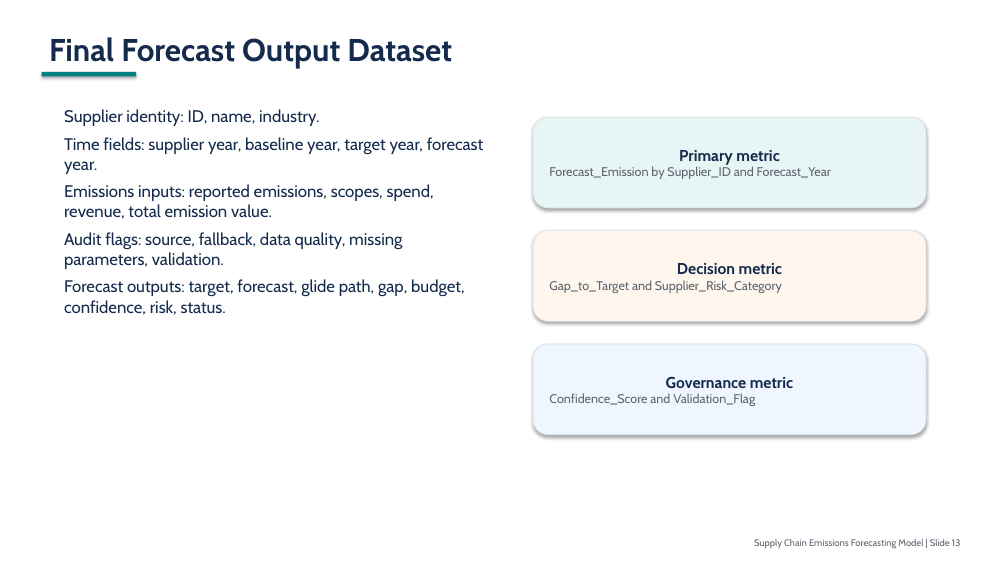
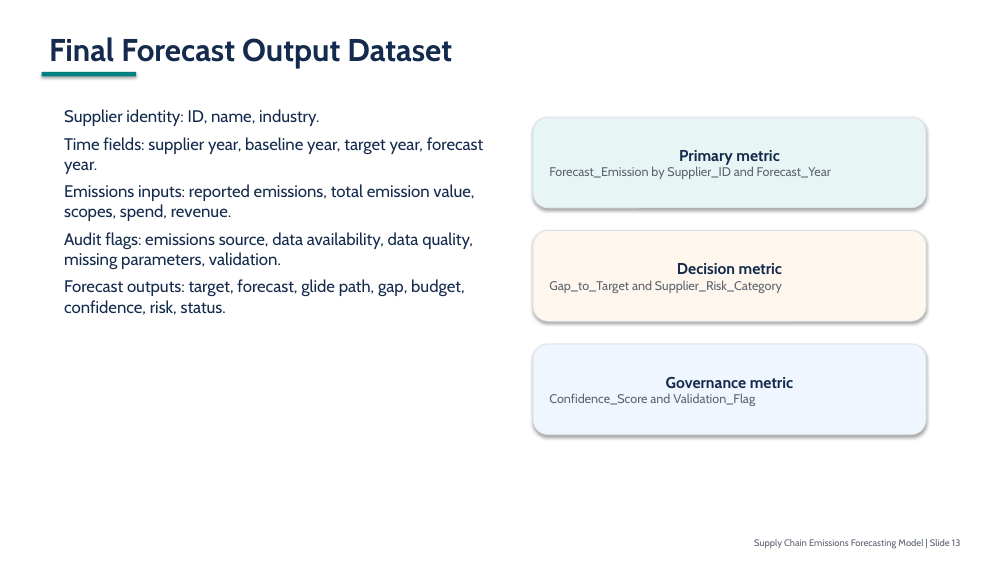
Before and after one commit to rojaraod/FORECAST, a slide deck: slide 13 of docs/supply_chain_emissions_forecasting_20_slide_deck.pptx. Drawn at 1008x567 pixels with LibreOffice and Linux fonts; fonts in the diff are those of the drawing. Boxes give left, top, right and bottom in pixels: in the first picture for what was removed or moved away, otherwise in the second. Text is boxed around its words. In the diff, an @@ line names an element or a change of style, - is before the commit and + after.

```diff
--- a/docs/supply_chain_emissions_forecasting_20_slide_deck.pptx
+++ b/docs/supply_chain_emissions_forecasting_20_slide_deck.pptx
@@ text at (64, 184, 474, 269): text changed @@
-Emissions inputs: reported emissions, scopes, spend, revenue, total emission value.
-Audit flags: source, fallback, data quality, missing parameters, validation.
+Emissions inputs: reported emissions, total emission value, scopes, spend, revenue.
+Audit flags: emissions source, data availability, data quality, missing parameters, validation.
```
Also in this commit, not shown: 13 other slides changed, 10 other files.
